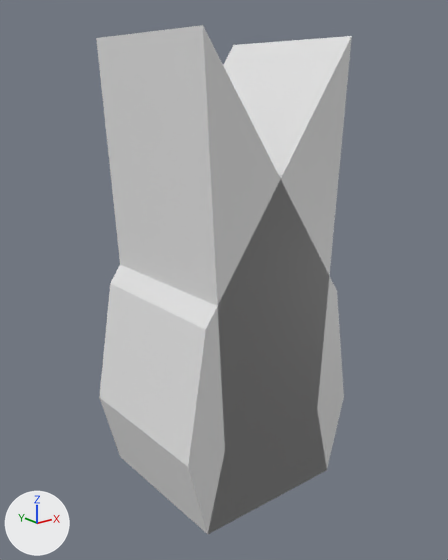
One commit to the Blender file Assets/Modelle/enemy/ribo/ribo.blend: the scene before it, then after it.
Before and after are seen from a 50 mm lens placed at (-4.56, -5.74, 3.9), pointed at (0.01, -0.04, 1.62). The axes (+X, +Y, +Z) are drawn at lower left. The lights are the same throughout.
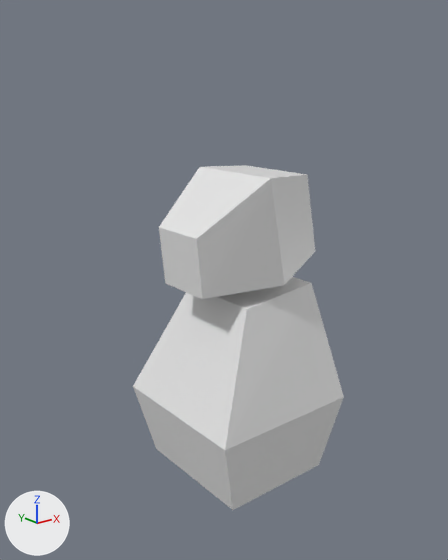
The change, as a list of edits to the scene's bpy script:
```text
Add mat_material_001:
    mat_material_001 = principled_material('Material.001')
    mat_material_001.base_color = (0.8, 0.8, 0.8)  # white #e7e7e7
    mat_material_001.roughness = 0.4
Change me_cube:
    where me_cube.from_pydata(...)  # 12 vertices, 8 faces; spans x -1.0..1.25, y 0.0..1.0, z -1.0..4.41
    used by ob_cube; location = (0.0, 0.0, 0.0)
    me_cube part 1
    me_cube.vertices[0].co: (1.0, 1.0, 1.52) -> (1.0, 0.57, 1.52)
    me_cube.vertices[2].co: (-1.0, 1.0, 4.41) -> (-0.08, 0.57, 1.41)  # pixel (96, 38) -> not seen
    me_cube.vertices[6].co: (-1.0, 0.0, 4.41) -> (-0.08, 0.0, 1.41)  # pixel (143, 32) -> pixel (216, 296)
    me_cube part 2
    me_cube.vertices[1].co: (1.0, 1.0, -1.0) -> (1.0, 0.85, -1.0)
    me_cube.vertices[3].co: (-1.0, 1.0, -1.0) -> (-0.5, 0.85, -1.0)  # pixel (120, 456) -> pixel (156, 448)
    me_cube.vertices[4].co: (-1.0, 0.0, -1.0) -> (-0.5, 0.0, -1.0)  # pixel (159, 491) -> pixel (191, 477)
Add me_cube_001:
    me_cube_001.from_pydata([(1.0, 0.57, 1.52), (1.0, 0.85, -1.0), (-0.08, 0.57, 1.41), (-0.5, 0.85, -1.0), (-0.5, 0.0, -1.0), (1.0, 0.0, 1.52), (-0.08, 0.0, 1.41), (1.0, 0.0, -1.0), (1.25, 1.0, 0.0), (-0.75, 1.0, 0.0), (1.25, 0.0, 0.0), (-0.75, 0.0, 0.0)], [], [(11, 6, 2, 9), (9, 2, 0, 8), (8, 0, 5, 10), (3, 1, 7, 4), (0, 2, 6, 5), (1, 8, 10, 7), (3, 9, 8, 1), (4, 11, 9, 3)])
    me_cube_001.materials.append(mat_material_001)  # white #e7e7e7
Change ob_cube:
    where _m = ob_cube.modifiers.new('Mirror', 'MIRROR')
    _m.use_axis: (True, True, False) -> (False, True, False)
Add ob_cube_001:
    ob_cube_001 = bpy.data.objects.new('Cube.001', me_cube_001)
    ob_cube_001.location = (0.27, 0.0, 2.43)
    ob_cube_001.rotation_euler = (3.142, 1.371, 0.0)  # degrees (180, 79, 0)
    ob_cube_001.scale = (0.662, 0.662, 0.662)
    _m = ob_cube_001.modifiers.new('Mirror', 'MIRROR')
    _m.use_axis = (False, True, False)
```

Changed parts and their boxes [x1, y1, x2, y2] in the pictures (448 x 560 px; the box of a moved part takes in the faces that stretch with it):
'Cube', reshaped, modifiers changed (18% narrower, 54% shorter): before [96, 25, 352, 534]; after [133, 277, 344, 510]
'Cube.001', added: after [159, 165, 315, 299]
part 1 of me_cube, moved or reshaped: before [96, 25, 352, 467]; after [133, 277, 344, 450]
part 2 of me_cube, moved or reshaped: before [99, 397, 344, 534]; after [133, 387, 344, 510]
